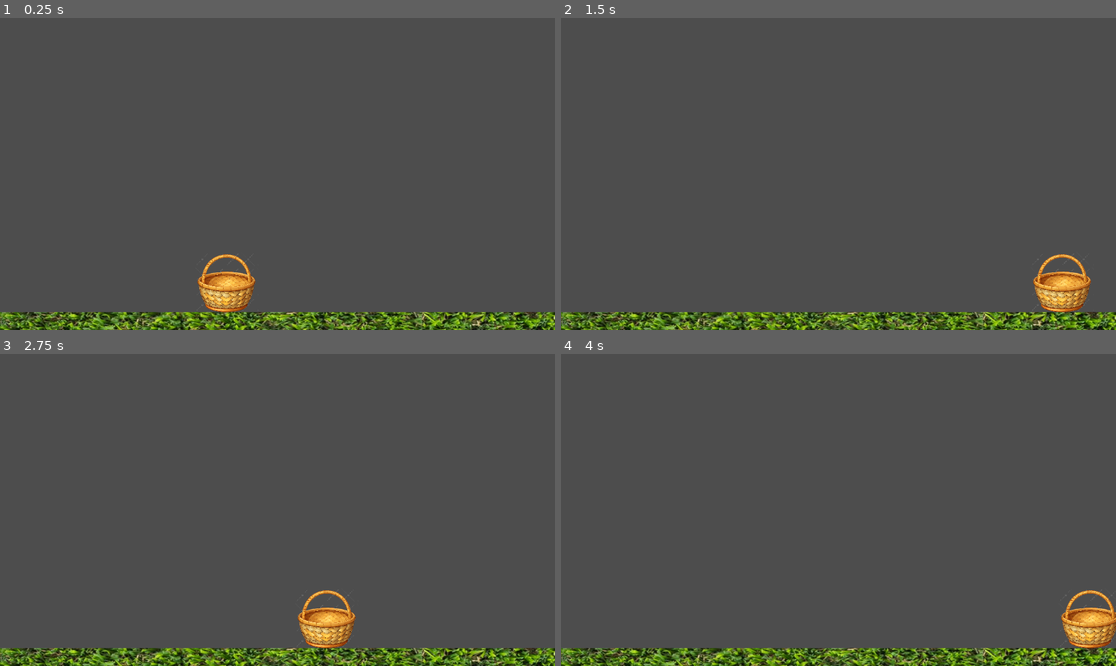
Above: before the commit, frames 1-4 (two rows, left to right).
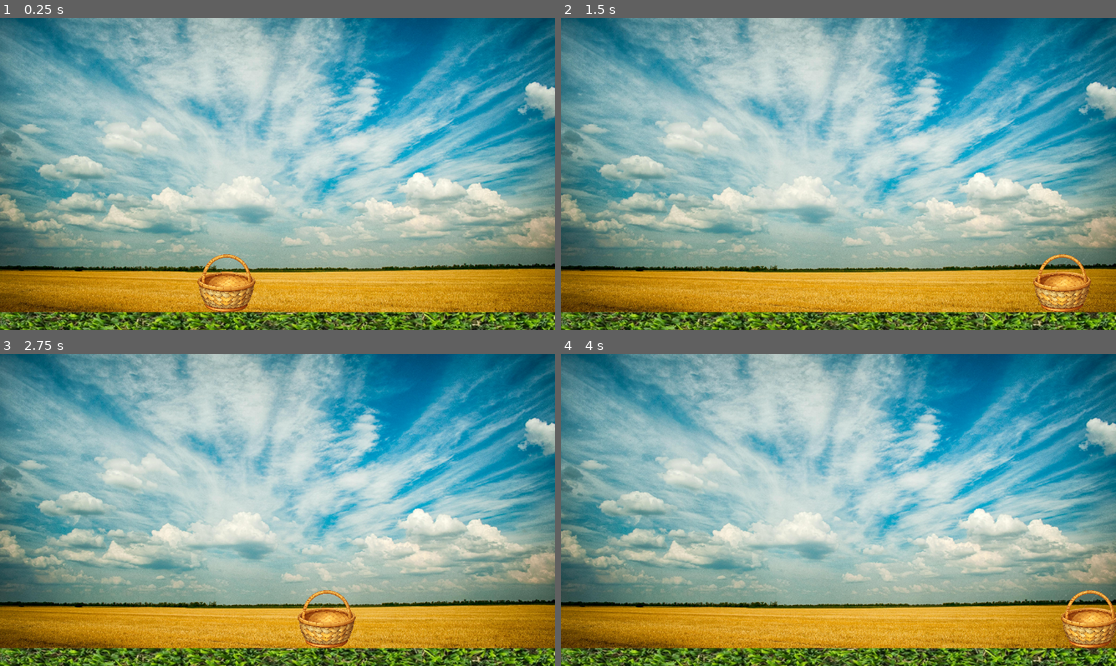
Above: after the commit, the same moments.

Repository: BenMyhillJones/CS12-2025-GithubGodot
Game: Godot game, scene res://appleDropper.tscn
Two runs of this game, one before a commit and one after it. Both use one fixed random seed, a clock stepped at 60 frames per second and the inputs below.
Inputs:
- Up to frame 1 (0.25 s): no input
- Up to frame 2 (1.5 s): tap Enter at 0.5 s; hold D (MoveRight) from 0.53 s (still down); tap W (Jump) at 0.77 s
- Up to frame 3 (2.75 s): tap W (Jump) at 1.52 s; tap Space at 2 s; release D (MoveRight) at 2.03 s; hold A (MoveLeft) from 2.03 s (still down)
- Up to frame 4 (4 s): release A (MoveLeft) at 2.78 s; hold D (MoveRight) from 2.78 s (still down); tap W (Jump) at 3.02, 3.77 s

The runs differ from the first frame. In frame 1, 93% of the frame differs, in the area x 0-100%, y 0-95%; in frame 2, 93%; in frame 3, 93%; in frame 4, 93%.

Commit message:
added background

Diff:
--- a/appleDropper.tscn
+++ b/appleDropper.tscn
@@ -1,8 +1,9 @@
-[gd_scene load_steps=8 format=3 uid="uid://cm8n3itvmnttf"]
+[gd_scene load_steps=9 format=3 uid="uid://cm8n3itvmnttf"]
 
 [ext_resource type="Texture2D" uid="uid://0v4dbffiqo4k" path="res://Graphics/wonder-ag.jpg" id="1_ypfbe"]
 [ext_resource type="Script" uid="uid://ixs56sk3ykak" path="res://player.gd" id="2_3lm67"]
 [ext_resource type="Texture2D" uid="uid://g468054ftmqd" path="res://Graphics/pngtree-wicker-basketball-clipart-illustration-isolated-on-black-background-png-image_16882503.png" id="3_ypfbe"]
+[ext_resource type="Texture2D" uid="uid://bju8auw62n3n5" path="res://Graphics/pexels-freestockpro-1227513.jpg" id="4_e7f0w"]
 
 [sub_resource type="PhysicsMaterial" id="PhysicsMaterial_3lm67"]
 
@@ -51,3 +52,9 @@
 [node name="CollisionShape2D" type="CollisionShape2D" parent="Player"]
 position = Vector2(386, 325)
 shape = SubResource("CapsuleShape2D_e7f0w")
+
+[node name="PexelsFreestockpro1227513" type="Sprite2D" parent="."]
+z_index = -1
+position = Vector2(578.00006, 377)
+scale = Vector2(0.27842507, 0.2784251)
+texture = ExtResource("4_e7f0w")
Binary file added: Graphics/pexels-freestockpro-1227513.jpg
Not shown, added: Graphics/pexels-freestockpro-1227513.jpg.import
